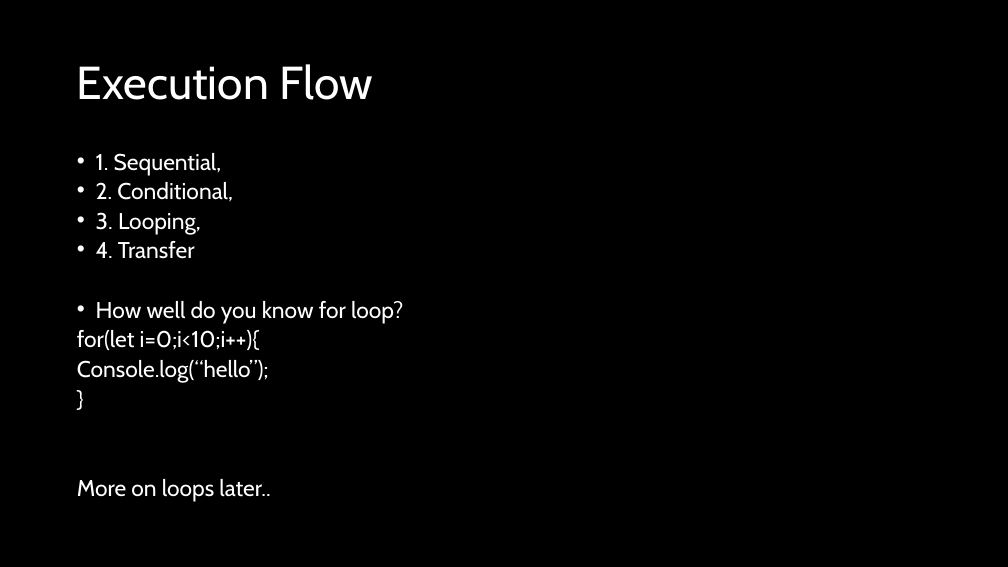
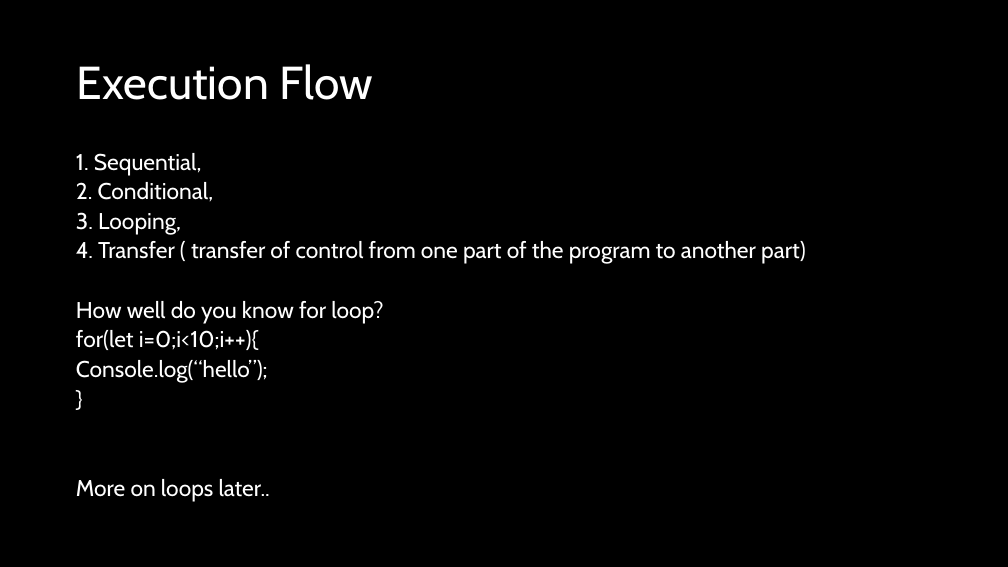
Before and after one commit to natiquekeyin/winter2026, a slide deck: slide 18 of JavaScript/Week1/Week1.pptx. Drawn at 1008x567 pixels with LibreOffice and Linux fonts; fonts in the diff are those of the drawing. Boxes give left, top, right and bottom in pixels: in the first picture for what was removed or moved away, otherwise in the second. Text is boxed around its words. In the diff, an @@ line names an element or a change of style, - is before the commit and + after.

```diff
--- a/JavaScript/Week1/Week1.pptx
+++ b/JavaScript/Week1/Week1.pptx
@@ text at (76,153,383,324): bullet • to none @@
@@ text at (76,241,806,264): text changed @@
-• 4. Transfer
+4. Transfer ( transfer of control from one part of the program to another part)
```
Also in this commit, not shown: 3 other slides changed, 2 other files.
